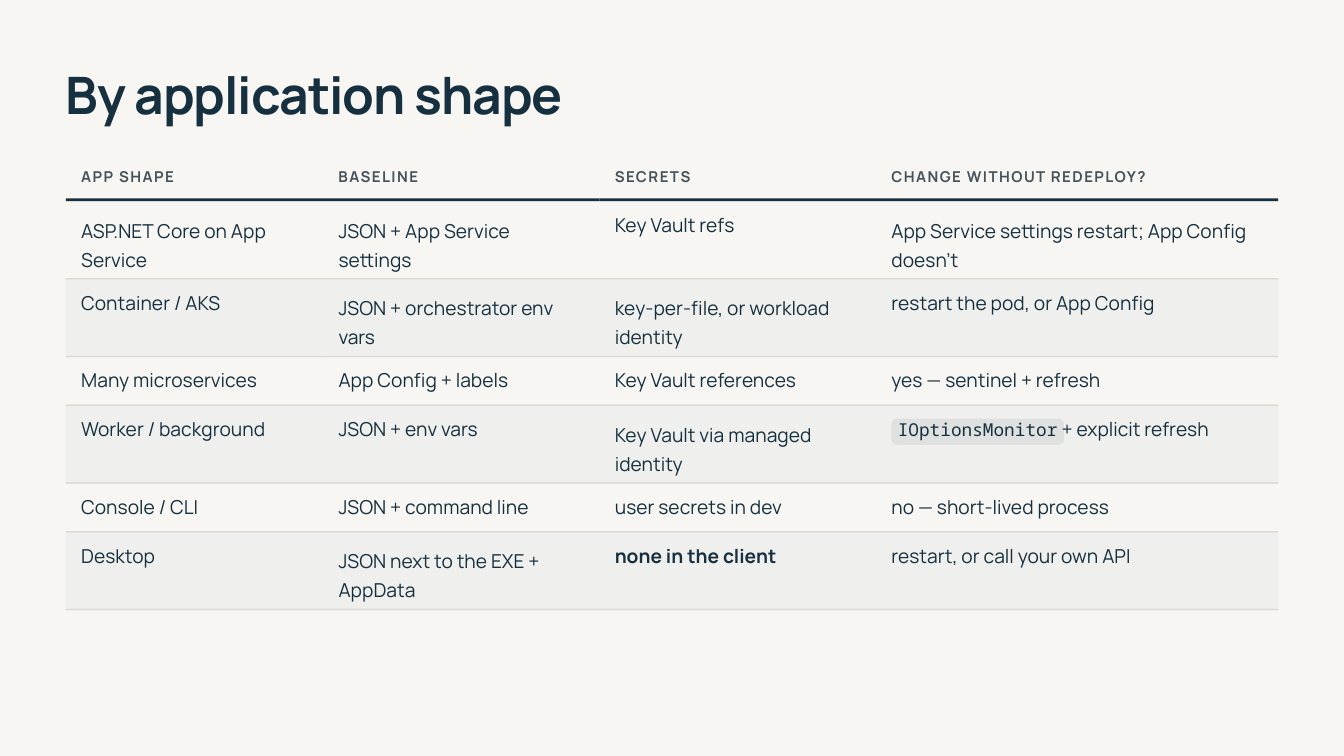
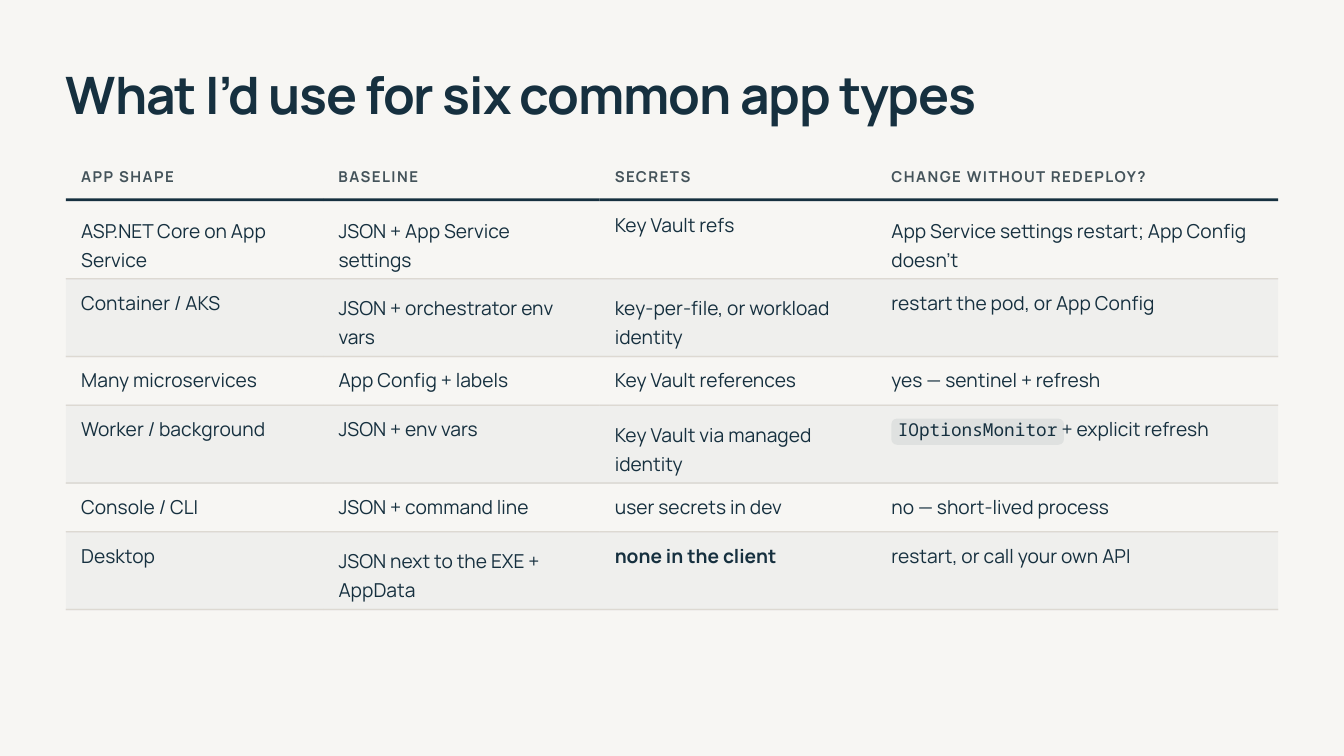
Before and after one commit to 1kevgriff/modern-dotnet-configuration, a slide deck: slide 55 of slides/modern-dotnet-configuration.pptx. Drawn at 1344x756 pixels with LibreOffice and Linux fonts; fonts in the diff are those of the drawing. Boxes give left, top, right and bottom in pixels: in the first picture for what was removed or moved away, otherwise in the second. Text is boxed around its words. In the diff, an @@ line names an element or a change of style, - is before the commit and + after.

```diff
--- a/slides/modern-dotnet-configuration.pptx
+++ b/slides/modern-dotnet-configuration.pptx
@@ text at [66,76,977,127]: text changed @@
-By application shape
+What I’d use for six common app types
```
Also in this commit, not shown: 9 other slides changed, 3 slides added, 3 slides removed, 5 other files.
